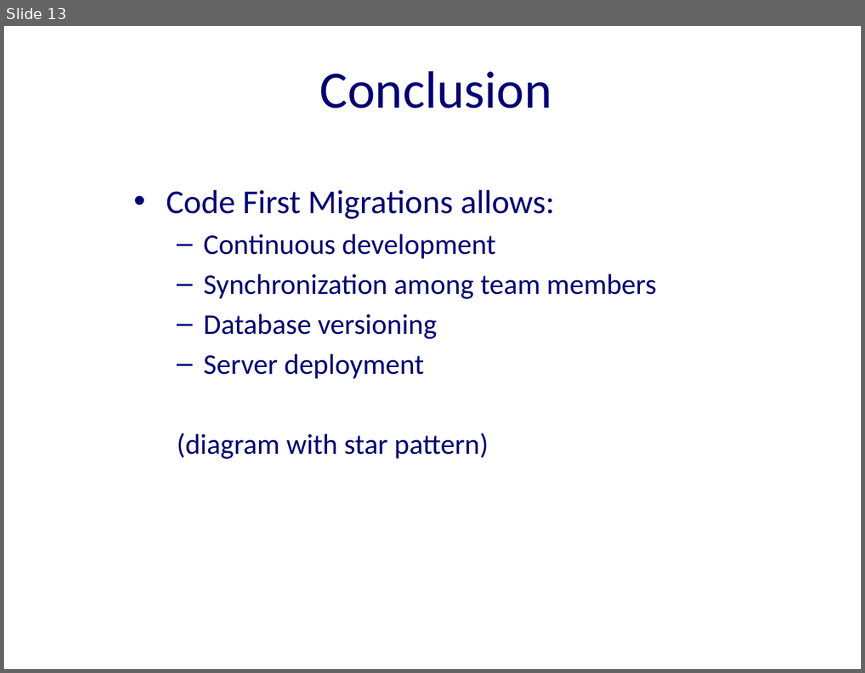
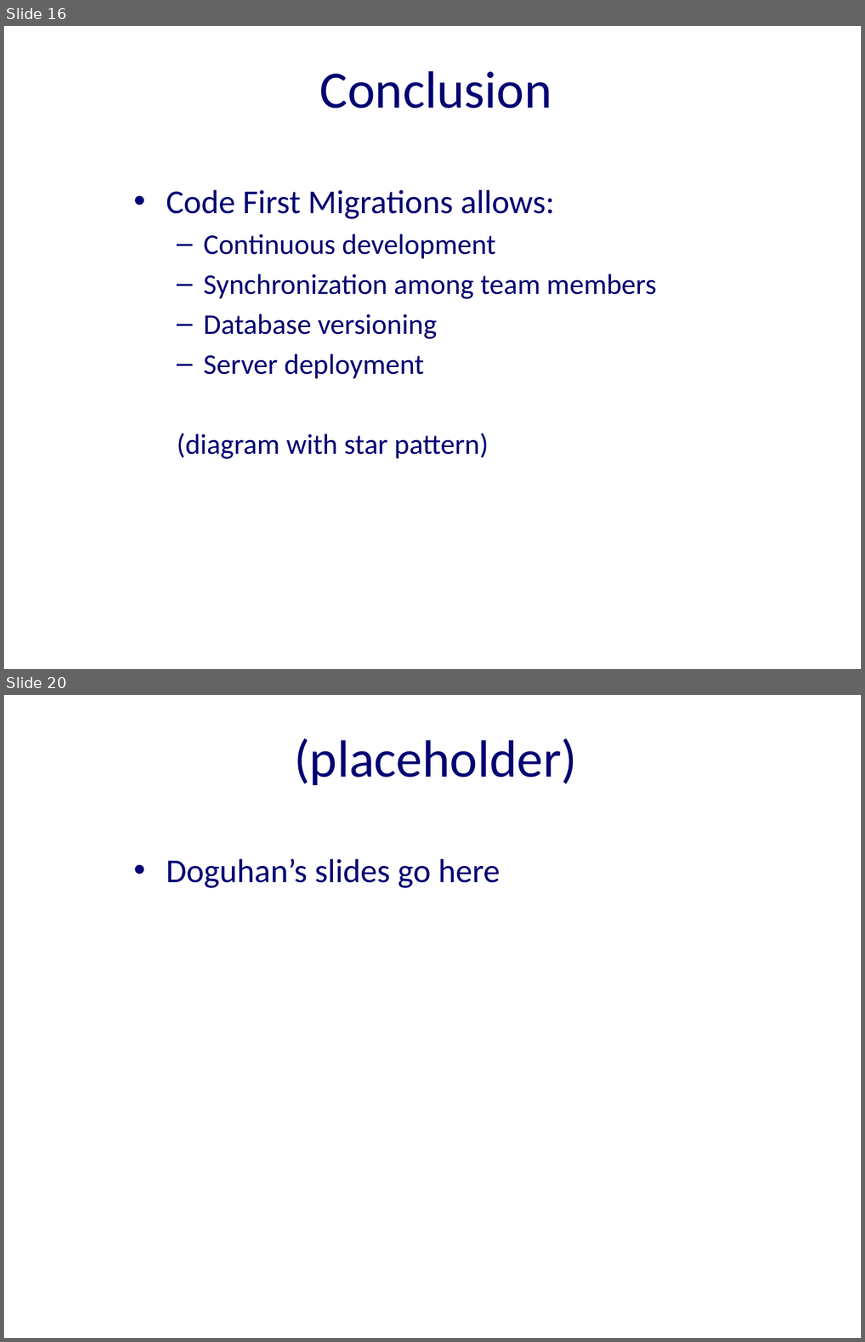
Before and after one commit to excellalabs/ExcellaLean, a slide deck: _presentations/CodeFirstMigrations.pptx. Shown one above the other, each under a label of ours: slide 13 before the commit, slides 16 and 20 after it; the slides between them are not shown. The pictures are 865x673 and 865x1342 pixels, drawn with LibreOffice and Linux fonts; fonts in the diff are those of the drawing; background and template pictures are left out. Boxes give left, top, right and bottom in pixels: in the first picture for what was removed or moved away, otherwise in the second. Text is boxed around its words. In the diff, an @@ line names an element or a change of style, - is before the commit and + after.

Commit message:
updated presentation to include intro, etc and placeholders for others

```diff
--- a/_presentations/CodeFirstMigrations.pptx
+++ b/_presentations/CodeFirstMigrations.pptx
@@ slide 20 added at [4, 695, 861, 1338], background #FFFFFF @@
@@ title added at [294, 738, 577, 785], 44 pt, text #000072 @@
+(placeholder)
@@ text added at [166, 858, 500, 888], 28 pt, text #000072 @@
+• Doguhan’s slides go here
@@ what was slide 13 is now slide 16 @@
```
Also in this commit, not shown: 1 slide changed, 8 other slides added, 1 slide removed.
